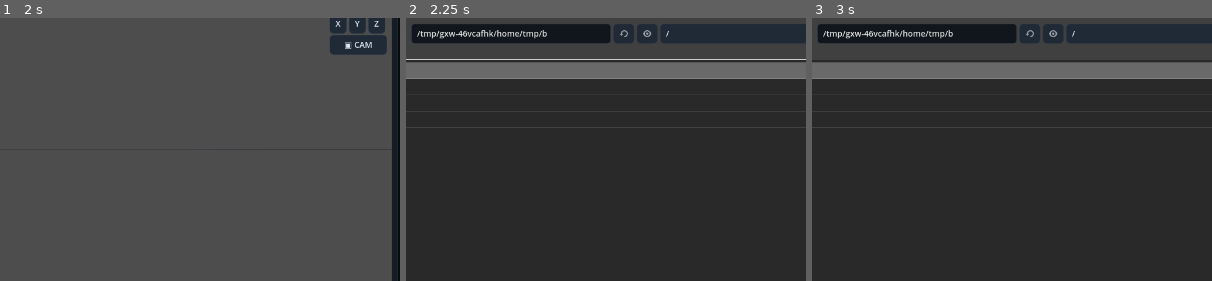
Above: before the commit, frames 1-3 (left to right).
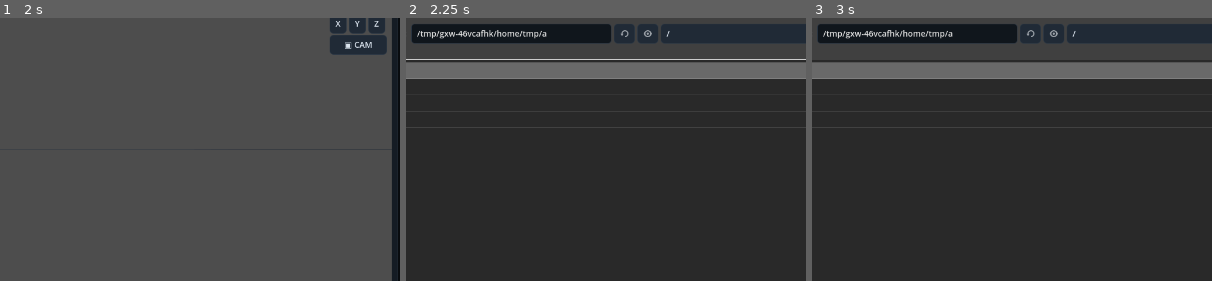
Above: after the commit, the same moments.

Repository: Onnevan/Kabuki
Game: Godot game, scene res://editor/main.tscn
The game is run twice, just before and just after one commit, with the same random seed, the same clock (stepped at 60 frames per second) and the same inputs.
Inputs (mouse positions are % of the whole screen's width and height, from its top left):
- Up to frame 1 (2 s): click "↶" at 0.5 s; click "↷" at 1.25 s
- Up to frame 2 (2.25 s): click "＋ IMPORT" at 2 s
- Up to frame 3 (3 s): click (37, 77) at 2.77 s; type "12" at 2.85 s
The pictures show only the part of the screen within x 27-77%, y 15-65%; the shares and areas given below are measured in that part.

Frame 1 is identical in both runs. In frame 2, 0.1% of the frame differs, in the area x 34-66%, y 3-9%; in frame 3, 0.1%.
Error in both runs: Invalid access to property or key 'pressed' on a base object of type 'null instance'. (res://editor/main.gd:82)

Commit message:
Add bitmap tessellation density dialog

Diff:
--- a/editor/main.tscn
+++ b/editor/main.tscn
@@ -789,3 +789,22 @@
 [connection signal="pressed" from="LeftPanel/ScenePanel/SceneBox/DrawingPlanes/PlaneActions/PlaneUp" to="." method="_on_plane_up"]
 [connection signal="pressed" from="LeftPanel/ScenePanel/SceneBox/DrawingPlanes/PlaneActions/PlaneDown" to="." method="_on_plane_down"]
 [connection signal="pressed" from="LeftPanel/ScenePanel/SceneBox/DrawingPlanes/PlaneActions/PlaneDuplicate" to="." method="_on_plane_duplicate"]
+
+[node name="TessellationDialog" type="ConfirmationDialog" parent="."]
+unique_name_in_owner=true
+title="Bitmap Tessellation"
+dialog_text="Choose mesh density for future deformation."
+ok_button_text="Create Mesh"
+
+[node name="TessellationBox" type="VBoxContainer" parent="TessellationDialog"]
+[node name="TessellationLabel" type="Label" parent="TessellationDialog/TessellationBox"]
+text="Target Poisson samples"
+[node name="TessellationSamples" type="SpinBox" parent="TessellationDialog/TessellationBox"]
+unique_name_in_owner=true
+min_value=200.0
+max_value=6000.0
+step=100.0
+value=1400.0
+tooltip_text="Higher values preserve more detail and create a denser deformation mesh"
+[node name="TessellationHint" type="Label" parent="TessellationDialog/TessellationBox"]
+text="600–1000 light · 1400 balanced · 2500+ detailed"
